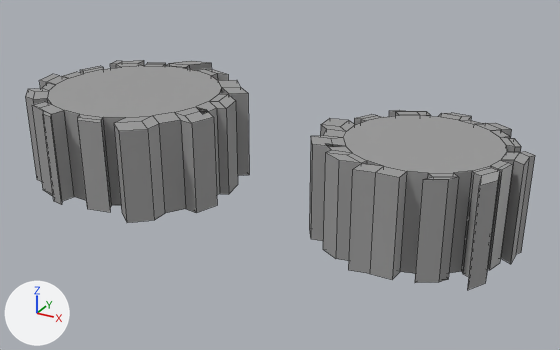
The Blender file Blender/Obstacles_Buildings/GreekCloud.blend: old version first, new version second.
One viewpoint serves both versions: a 50 mm camera at (2.11, -6.65, 3.15) aimed at (-1.61, 0.1, -0.22). The lights are fixed; the arrows at lower left show +X, +Y and +Z. The picture after the commit comes second. Mesh edges are drawn as thin lines.
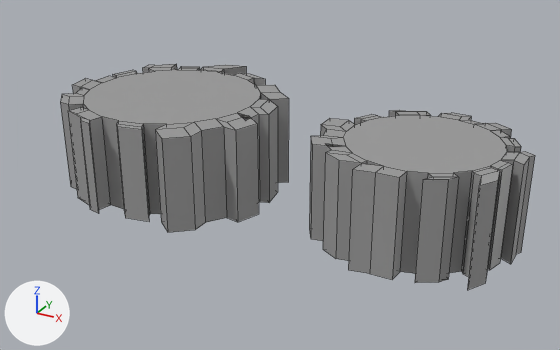
The newer file is also turned or shifted as a whole; pictures and numbers use the older file's frame.

What the commit changed:
me_cylinder_001 is used by ob_cylinder_001; location (-3.418, 0.0, 0.0); rotation (0.0, 0.0, -4.005), in degrees (0, 0, -229); scale (1.0, 1.0, 0.5).
me_cylinder_001 had 182 vertices, 160 faces and spanned x -1.36..1.27, y -1.22..1.2, z -1.0..1.0.
me_cylinder_001 now has 182 vertices, 160 faces and spans x -1.69..0.94, y -1.62..0.81, z -0.96..1.04.
me_cylinder_001 part 1: the whole mesh is moved by (-0.34, -0.39, 0.04).

Location of each change, [x1, y1, x2, y2] in pixels of the pictures (560 x 350 px):
'Cylinder.001', moved
    before: [26, 60, 249, 223]
    after: [60, 64, 289, 232]
